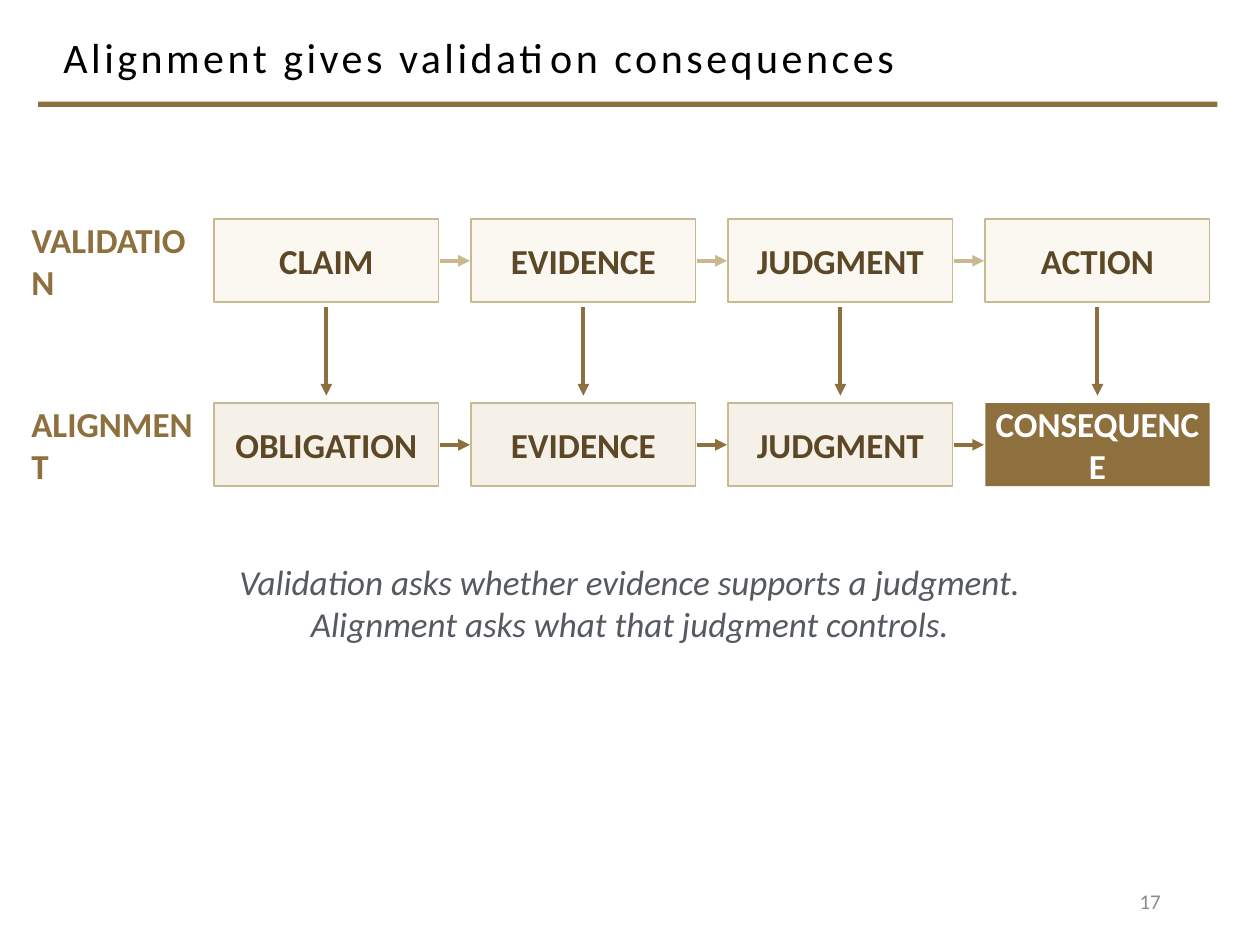
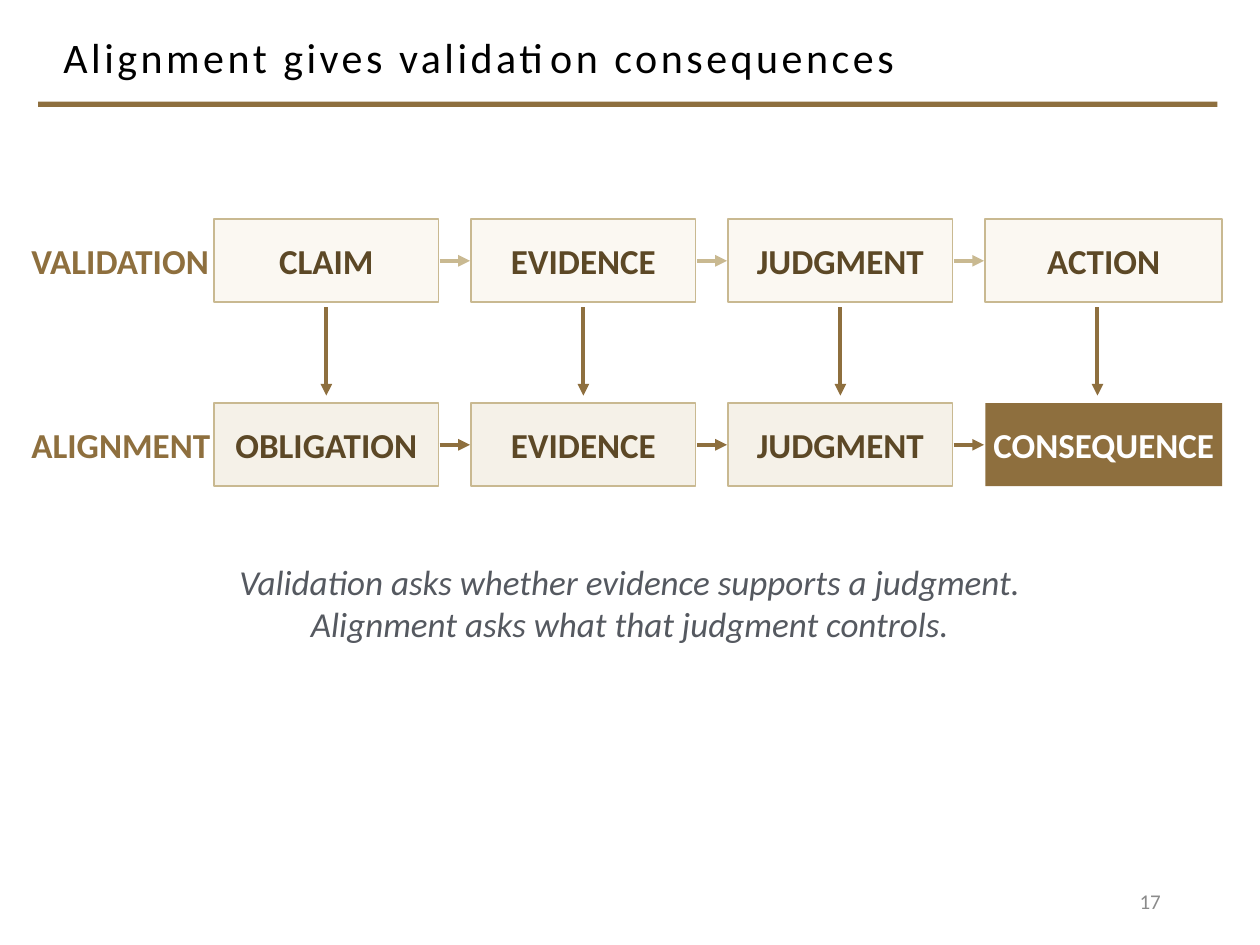
Before and after one commit to davisjam/model-based-agentic-software-engineering, a slide deck: slide 17 of course/lectures/act-2-delegation-and-control/03-alignment/2-3-Alignment.pptx. Drawn at 1260x945 pixels with LibreOffice and Linux fonts; fonts in the diff are those of the drawing; background and template pictures are left out. Boxes give left, top, right and bottom in pixels: in the first picture for what was removed or moved away, otherwise in the second. Text is boxed around its words. In the diff, an @@ line names an element or a change of style, - is before the commit and + after.

Commit message:
deck 2-3: slide 17 — unwrap VALIDATION/ALIGNMENT row labels and CONSEQUENCE card (widen boxes, trim insets; no text or size changes)

```diff
--- a/course/lectures/act-2-delegation-and-control/03-alignment/2-3-Alignment.pptx
+++ b/course/lectures/act-2-delegation-and-control/03-alignment/2-3-Alignment.pptx
@@ text "VALIDATION" rewrapped from (19,217,208,305) to (31,251,209,274) @@
@@ rectangle "ACTION": place and size @@
-rectangle "ACTION" at (985,219,1210,302)
+rectangle "ACTION" at (985,219,1222,302)
@@ text "ALIGNMENT" rewrapped from (19,401,208,489) to (31,435,210,459) @@
@@ rectangle "CONSEQUENCE": place and size @@
-rectangle "CONSEQUENCE" at (985,403,1210,486)
+rectangle "CONSEQUENCE" at (985,403,1222,486)
```
